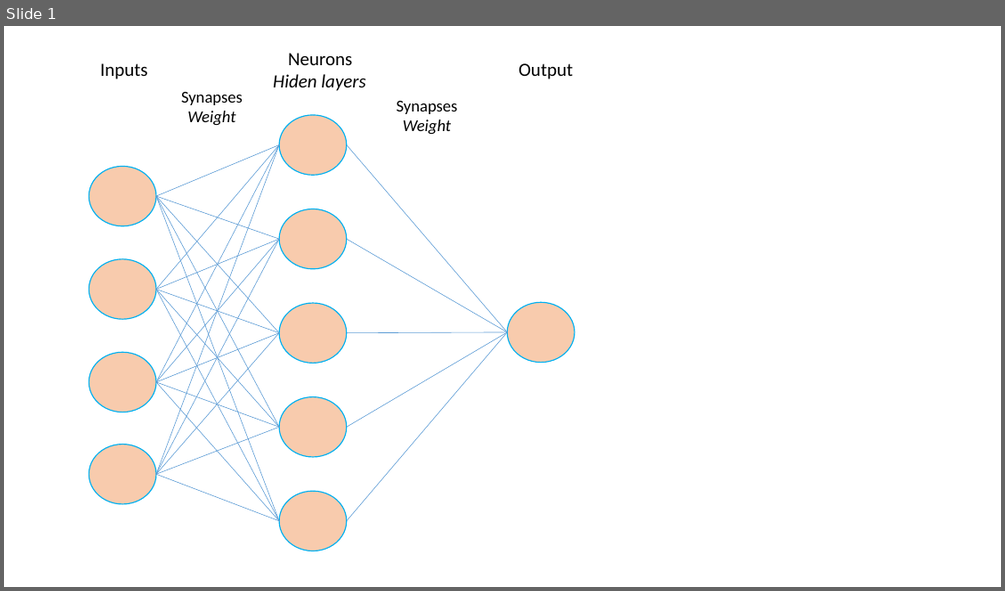
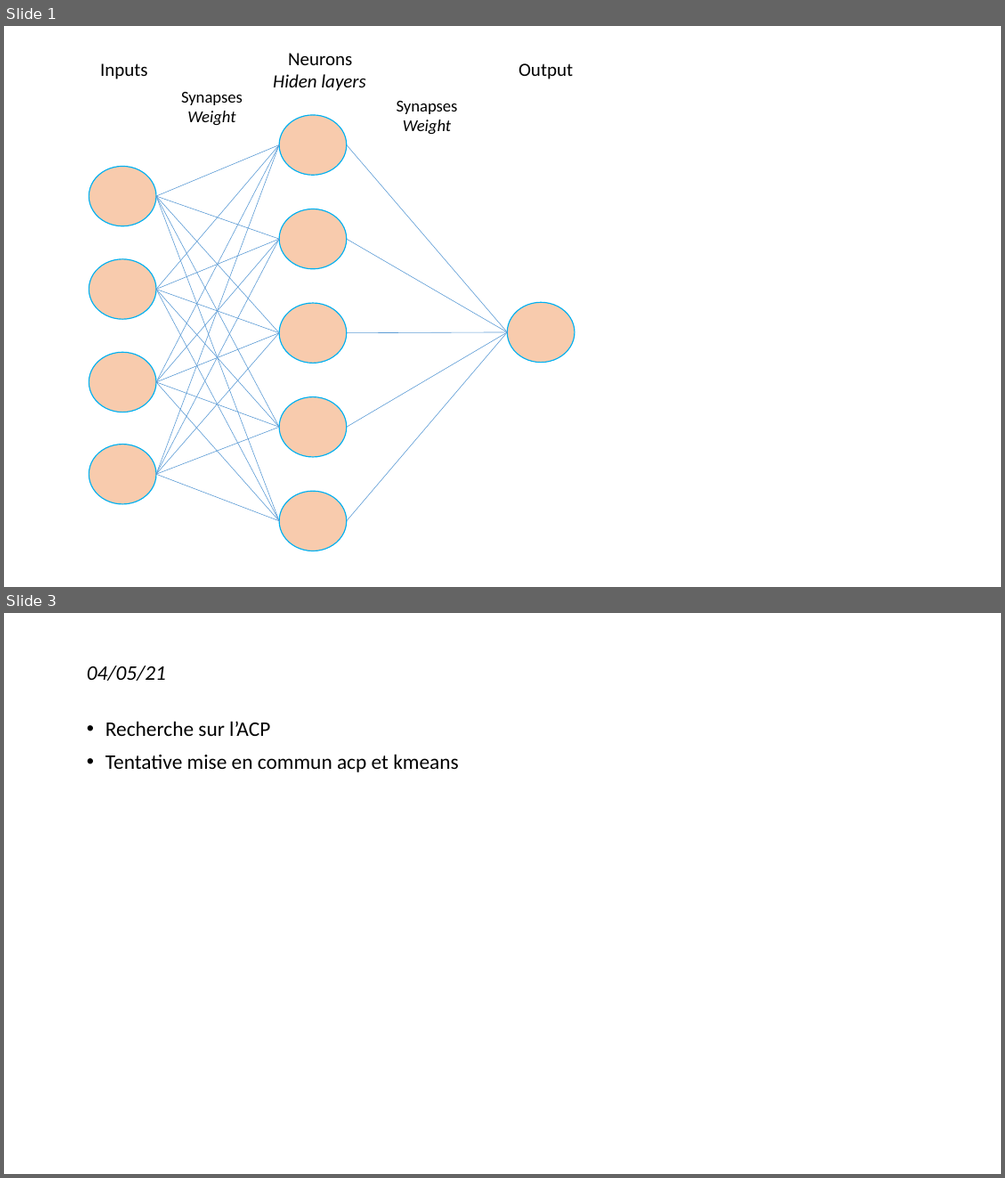
Before and after one commit to jtranchat/ML_HUB_HOUSE, a slide deck: ml/JournalNayet.pptx. Shown one above the other, each under a label of ours: slide 1 before the commit, slides 1 and 3 after it; the slides between them are not shown. The pictures are 1005x591 and 1005x1178 pixels, drawn with LibreOffice and Linux fonts; fonts in the diff are those of the drawing. Boxes give left, top, right and bottom in pixels: in the first picture for what was removed or moved away, otherwise in the second. Text is boxed around its words. In the diff, an @@ line names an element or a change of style, - is before the commit and + after.

```diff
--- a/ml/JournalNayet.pptx
+++ b/ml/JournalNayet.pptx
@@ slide 3 added at [4,613,1001,1174], background #FFFFFF @@
@@ text added at [87,666,166,681], 20 pt, text #000000, italic @@
+04/05/21
@@ text added at [105,721,458,772], 20 pt, text #000000 @@
+• Recherche sur l’ACP
+• Tentative mise en commun acp et kmeans
```
Also in this commit, not shown: 1 slide changed.
